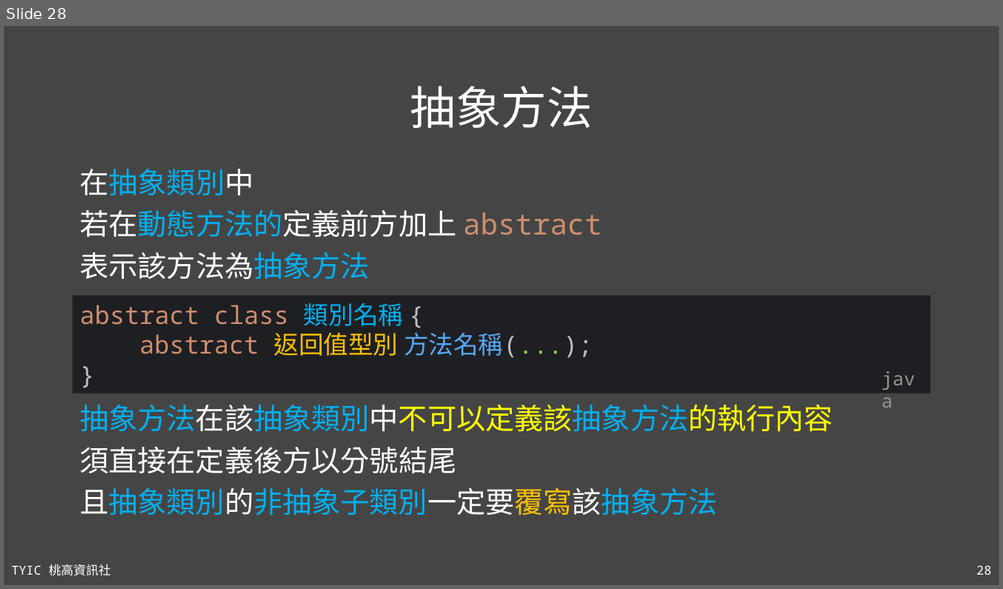
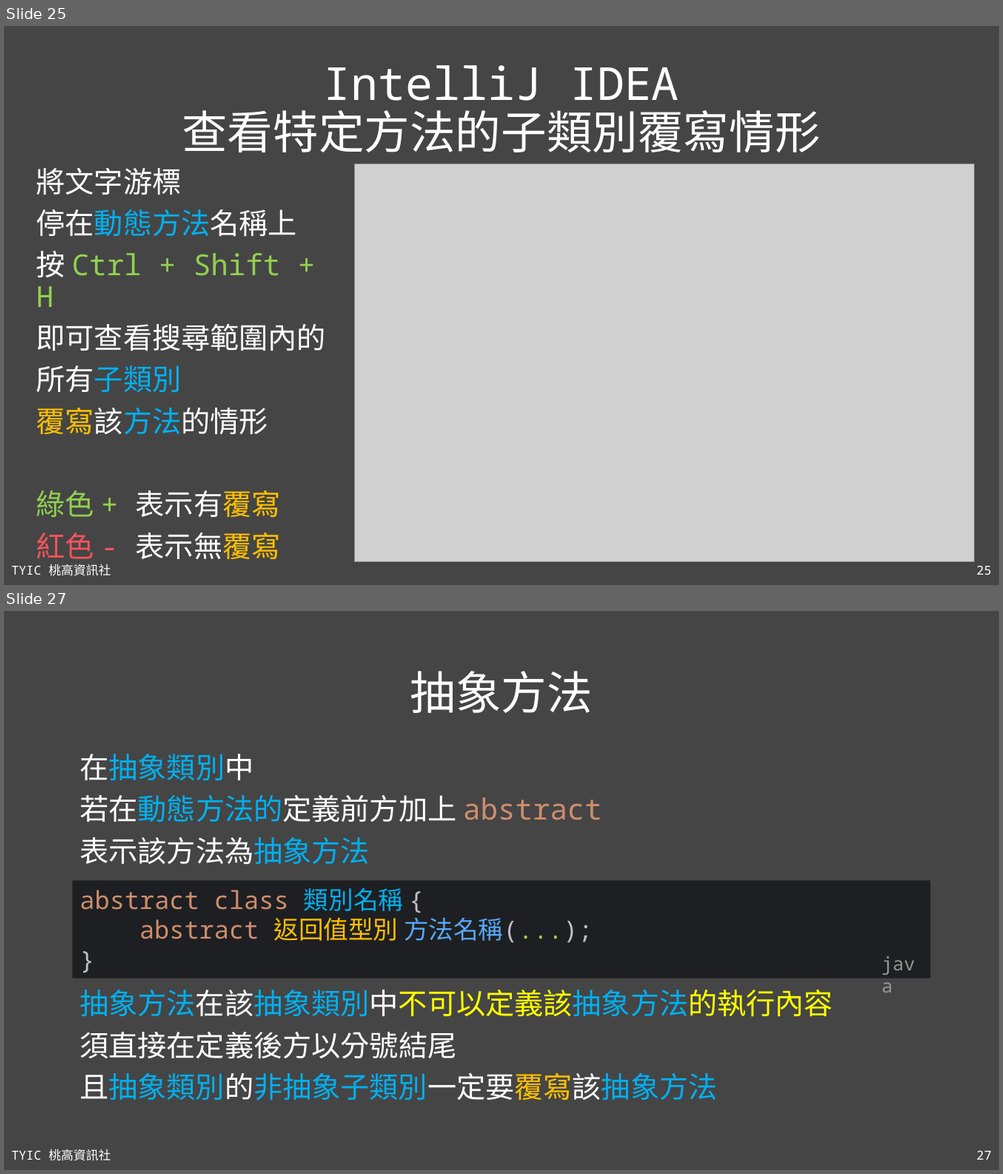
Before and after one commit to TYSHIC/slides, a slide deck: ppt/08_類別與物件.pptx. Shown one above the other, each under a label of ours: slide 28 before the commit, slides 25 and 27 after it; the slides between them are not shown. The pictures are 1003x589 and 1003x1174 pixels, drawn with LibreOffice and Linux fonts; fonts in the diff are those of the drawing; grey boxes stand for pictures. Boxes give left, top, right and bottom in pixels: in the first picture for what was removed or moved away, otherwise in the second. Text is boxed around its words. In the diff, an @@ line names an element or a change of style, - is before the commit and + after.

```diff
--- a/ppt/08_類別與物件.pptx
+++ b/ppt/08_類別與物件.pptx
@@ slide 25 added at (x1=4, y1=26, x2=999, y2=585), background #454545; not listed: 2 template elements that a slide beside it also shows @@
@@ title added at (x1=182, y1=65, x2=819, y2=153), 44 pt, text #FFFFFF @@
+IntelliJ IDEA
+查看特定方法的子類別覆寫情形
@@ text added at (x1=37, y1=168, x2=326, y2=565), 28 pt, text #FFFFFF @@
+將文字游標
+停在動態方法名稱上
+按 Ctrl + Shift + H
+即可查看搜尋範圍內的
+所有子類別
+覆寫該方法的情形
+綠色 + 表示有覆寫
+紅色 - 表示無覆寫
@@ picture added at (x1=355, y1=164, x2=974, y2=562) @@
@@ what was slide 28 is now slide 27 @@
@@ page number at (x1=976, y1=1151, x2=991, y2=1160): text changed @@
-28
+27
```
Also in this commit, not shown: 9 slides changed, 1 other slide added, 3 other files.
